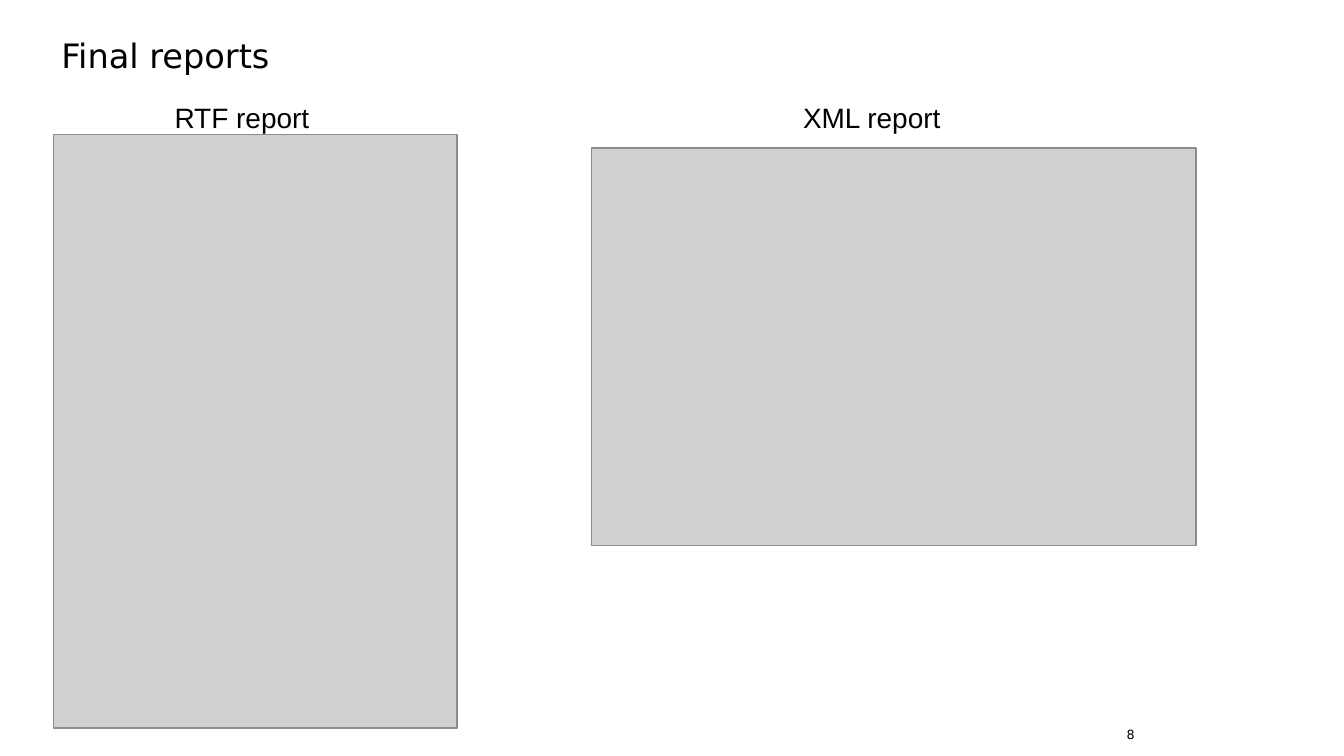
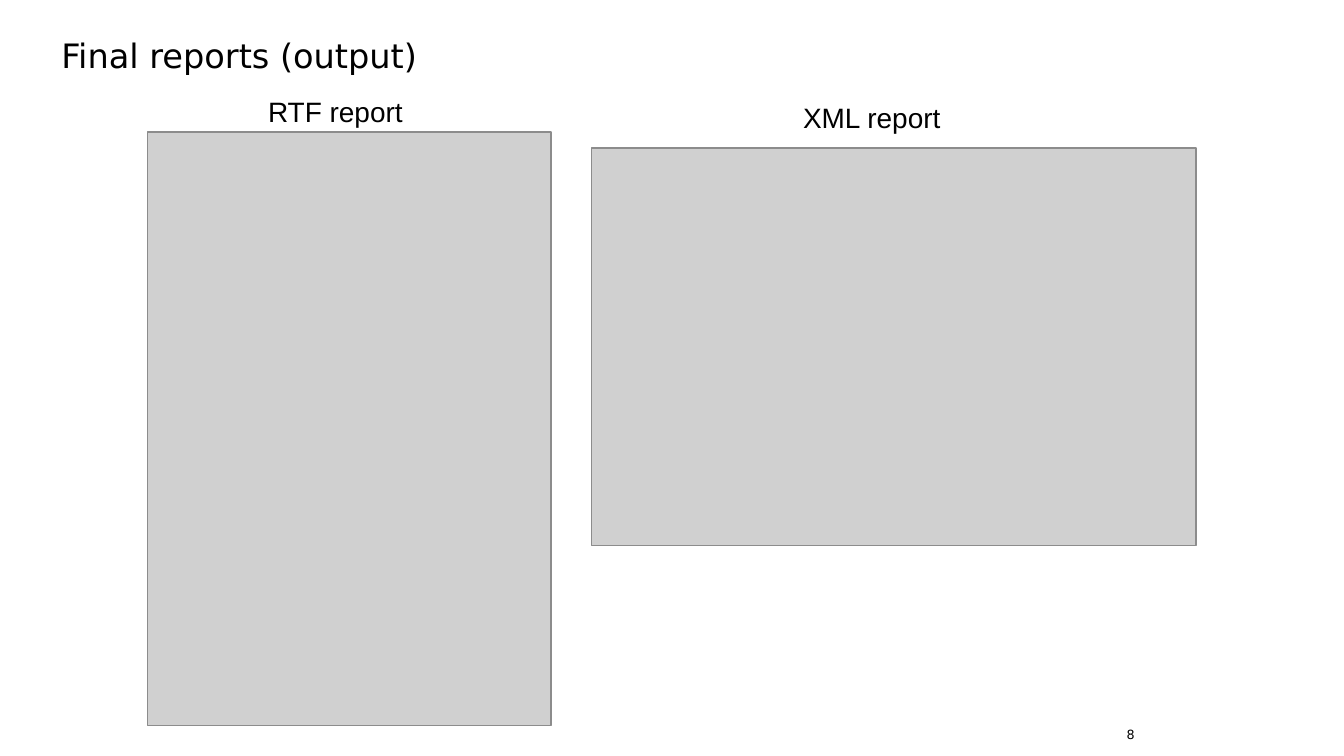
Before and after one commit to AntonBakaev/JiraDataAggregator, a slide deck: slide 8 of jira-data-aggregator-presentation.odp. Drawn at 1344x756 pixels with LibreOffice and Linux fonts; fonts in the diff are those of the drawing; grey boxes stand for pictures; background and template pictures are left out. Boxes give left, top, right and bottom in pixels: in the first picture for what was removed or moved away, otherwise in the second. Text is boxed around its words. In the diff, an @@ line names an element or a change of style, - is before the commit and + after.

Commit message:
updated presentation

```diff
--- a/jira-data-aggregator-presentation.odp
+++ b/jira-data-aggregator-presentation.odp
@@ title at (61, 42, 417, 75): text changed @@
-Final reports
+Final reports (output)
@@ text "RTF report": place and size @@
-text "RTF report" at (175, 108, 309, 133)
+text "RTF report" at (268, 102, 403, 127)
@@ picture: place and size @@
-picture at (54, 134, 457, 728)
+picture at (148, 132, 551, 726)
```
Also in this commit, not shown: 2 other slides changed.
